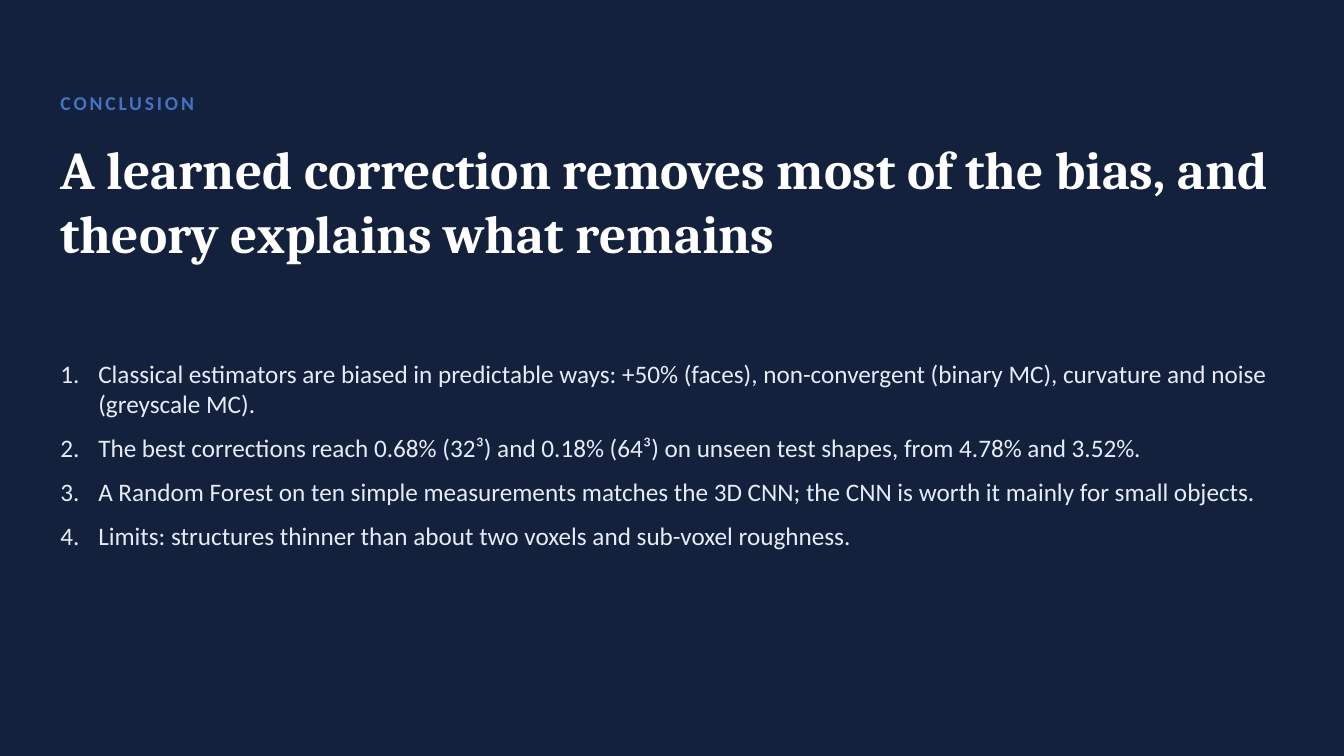
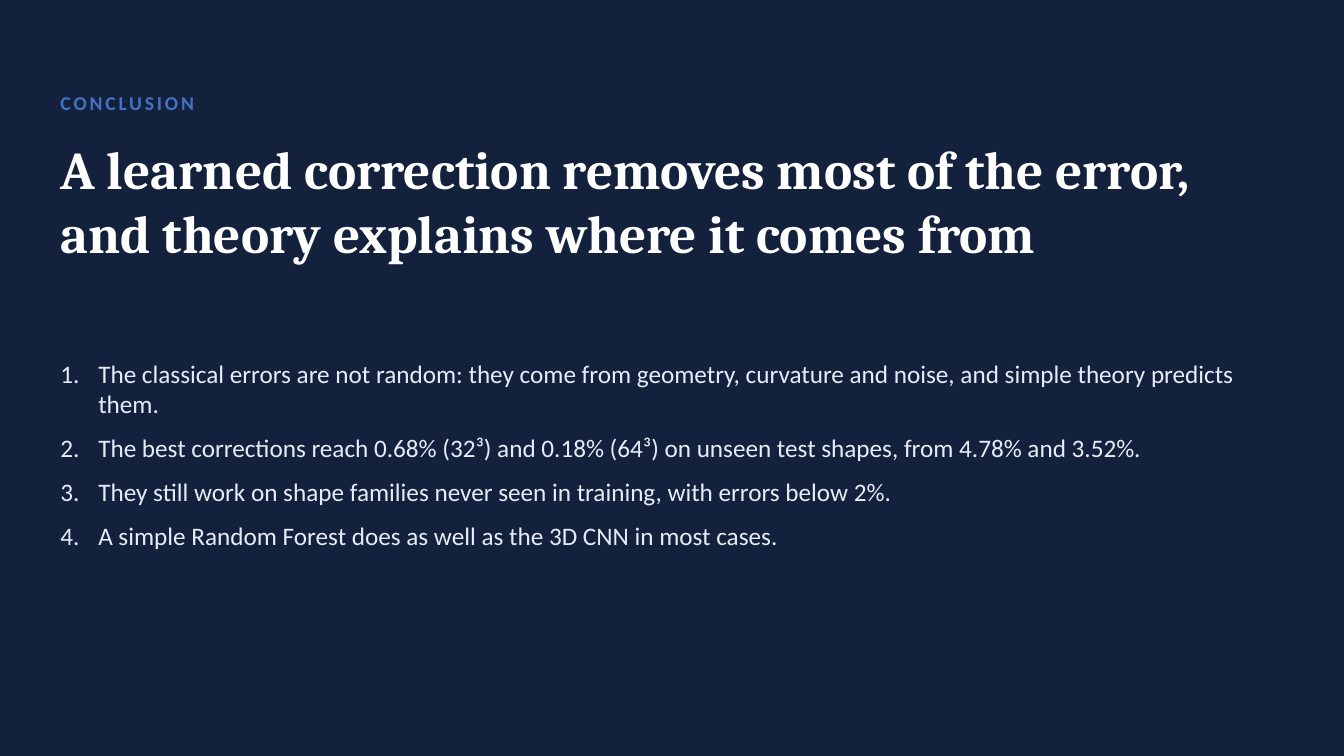
Before and after one commit to manasj756/AI-Based-3D-Surface-Area-Estimation, a slide deck: slide 18 of slides/Project51_ManasJain.pptx (slide 14 before the commit). Drawn at 1344x756 pixels with LibreOffice and Linux fonts; fonts in the diff are those of the drawing. Boxes give left, top, right and bottom in pixels: in the first picture for what was removed or moved away, otherwise in the second. Text is boxed around its words. In the diff, an @@ line names an element or a change of style, - is before the commit and + after.

```diff
--- a/slides/Project51_ManasJain.pptx
+++ b/slides/Project51_ManasJain.pptx
@@ title at (x1=60, y1=151, x2=1189, y2=264): text changed @@
-A learned correction removes most of the bias, and theory explains what remains
+A learned correction removes most of the error, and theory explains where it comes from
@@ text at (x1=98, y1=365, x2=1233, y2=413): text changed @@
-1. Classical estimators are biased in predictable ways: +50% (faces), non-convergent (binary MC), curvature and noise (greyscale MC).
+1. The classical errors are not random: they come from geometry, curvature and noise, and simple theory predicts them.
@@ text at (x1=98, y1=483, x2=891, y2=549): text changed @@
-3. A Random Forest on ten simple measurements matches the 3D CNN; the CNN is worth it mainly for small objects.
-4. Limits: structures thinner than about two voxels and sub-voxel roughness.
+3. They still work on shape families never seen in training, with errors below 2%.
+4. A simple Random Forest does as well as the 3D CNN in most cases.
```
Also in this commit, not shown: 12 other slides changed, 7 slides added, 3 slides removed, 14 other files.
